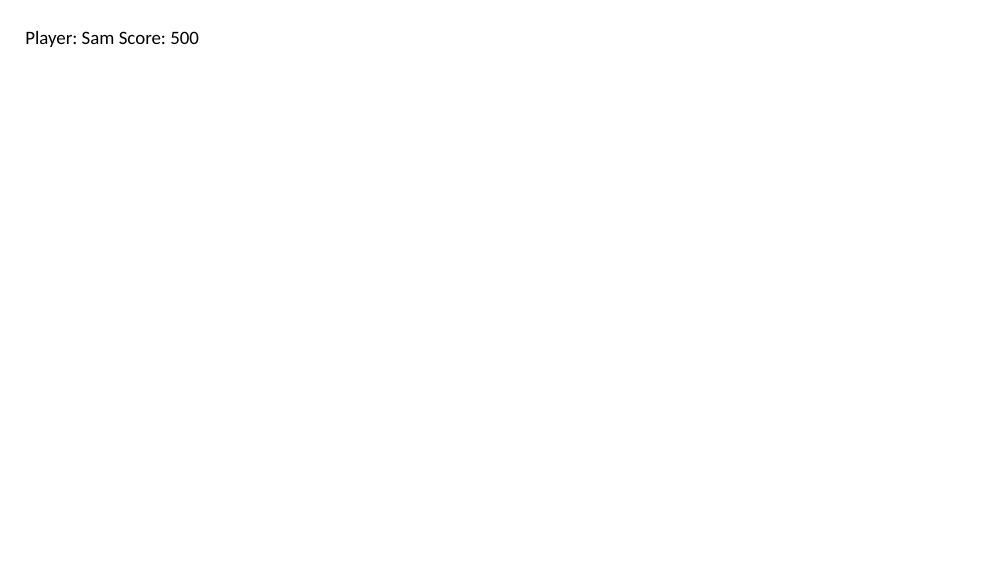
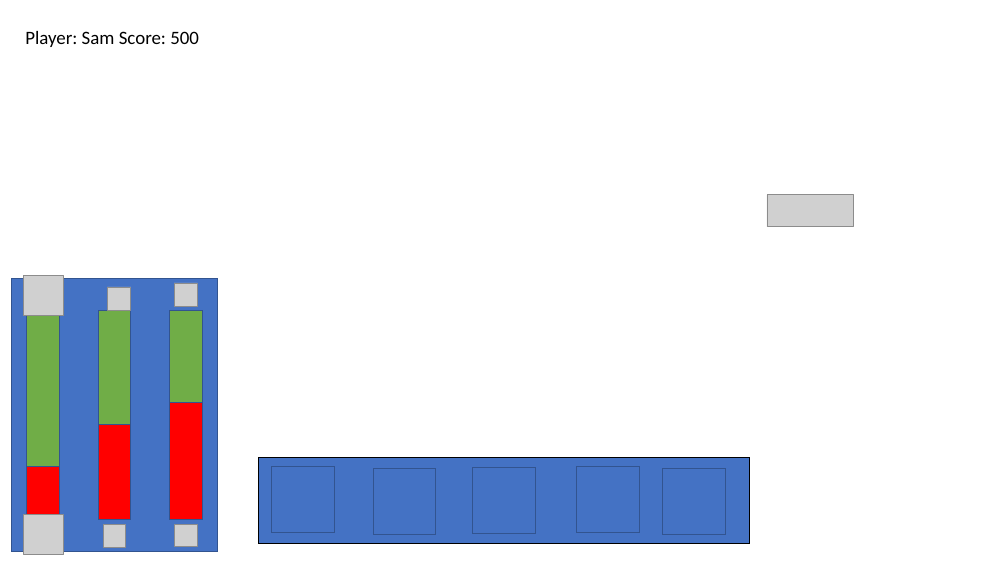
Before and after one commit to AP-Elektronica-ICT/bachelorproef-18-19-Samvanbogaert17, a slide deck: slide 1 of Project/doc/Documentatie Sam/Mockups - Designs - Manuals/Consumer/Mockups/lvl_consumer_ui_template.pptx. Drawn at 1008x567 pixels with LibreOffice and Linux fonts; fonts in the diff are those of the drawing; grey boxes stand for pictures; background and template pictures are left out. Boxes give left, top, right and bottom in pixels: in the first picture for what was removed or moved away, otherwise in the second. Text is boxed around its words. In the diff, an @@ line names an element or a change of style, - is before the commit and + after.

```diff
--- a/Project/doc/Documentatie Sam/Mockups - Designs - Manuals/Consumer/Mockups/lvl_consumer_ui_template.pptx
+++ b/Project/doc/Documentatie Sam/Mockups - Designs - Manuals/Consumer/Mockups/lvl_consumer_ui_template.pptx
@@ picture added at (x1=768, y1=195, x2=854, y2=227) @@
@@ rectangle added at (x1=11, y1=278, x2=218, y2=551), fill #4472C4, outline #325491 1 pt @@
@@ picture added at (x1=23, y1=275, x2=64, y2=315) @@
@@ picture added at (x1=107, y1=287, x2=131, y2=311) @@
@@ picture added at (x1=174, y1=283, x2=197, y2=306) @@
@@ rectangle added at (x1=26, y1=311, x2=59, y2=520), fill #70AD47, outline #325491 1 pt @@
@@ rectangle added at (x1=98, y1=311, x2=131, y2=520), fill #70AD47, outline #325491 1 pt @@
@@ rectangle added at (x1=169, y1=311, x2=202, y2=520), fill #70AD47, outline #325491 1 pt @@
@@ rectangle added at (x1=169, y1=403, x2=202, y2=520), fill #FF0000, outline #325491 1 pt @@
@@ rectangle added at (x1=98, y1=424, x2=131, y2=519), fill #FF0000, outline #325491 1 pt @@
@@ rectangle added at (x1=26, y1=467, x2=59, y2=520), fill #FF0000, outline #325491 1 pt @@
@@ rectangle added at (x1=259, y1=457, x2=749, y2=543), fill #4472C4, outline #000000 1 pt @@
@@ rectangle added at (x1=271, y1=467, x2=334, y2=533), fill #4472C4, outline #325491 1 pt @@
@@ rectangle added at (x1=374, y1=469, x2=436, y2=535), fill #4472C4, outline #325491 1 pt @@
@@ rectangle added at (x1=473, y1=468, x2=535, y2=534), fill #4472C4, outline #325491 1 pt @@
@@ rectangle added at (x1=576, y1=467, x2=639, y2=532), fill #4472C4, outline #325491 1 pt @@
@@ rectangle added at (x1=663, y1=469, x2=726, y2=535), fill #4472C4, outline #325491 1 pt @@
@@ picture added at (x1=23, y1=514, x2=64, y2=554) @@
@@ picture added at (x1=103, y1=525, x2=126, y2=547) @@
@@ picture added at (x1=175, y1=524, x2=197, y2=547) @@
```
Also in this commit, not shown: 3 other files.
